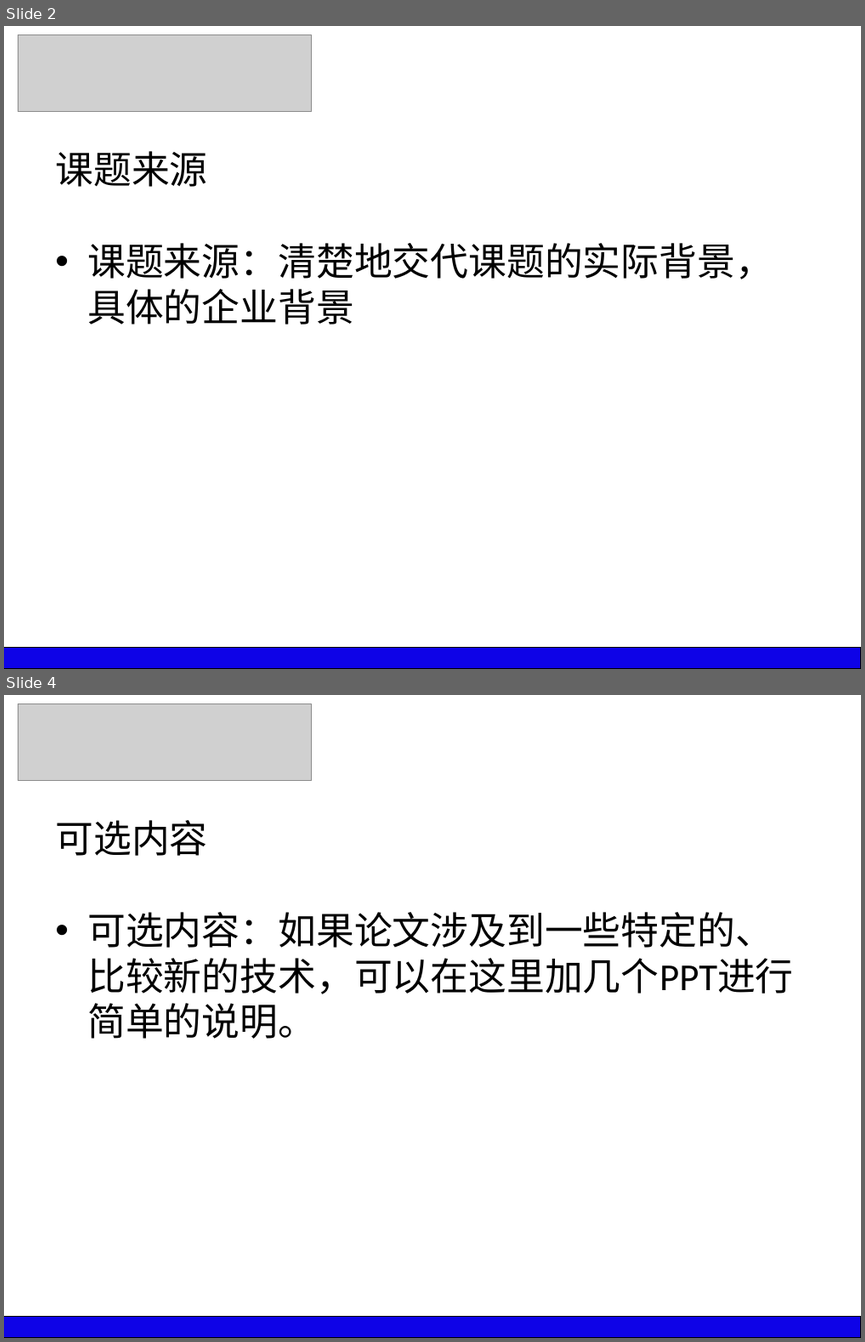
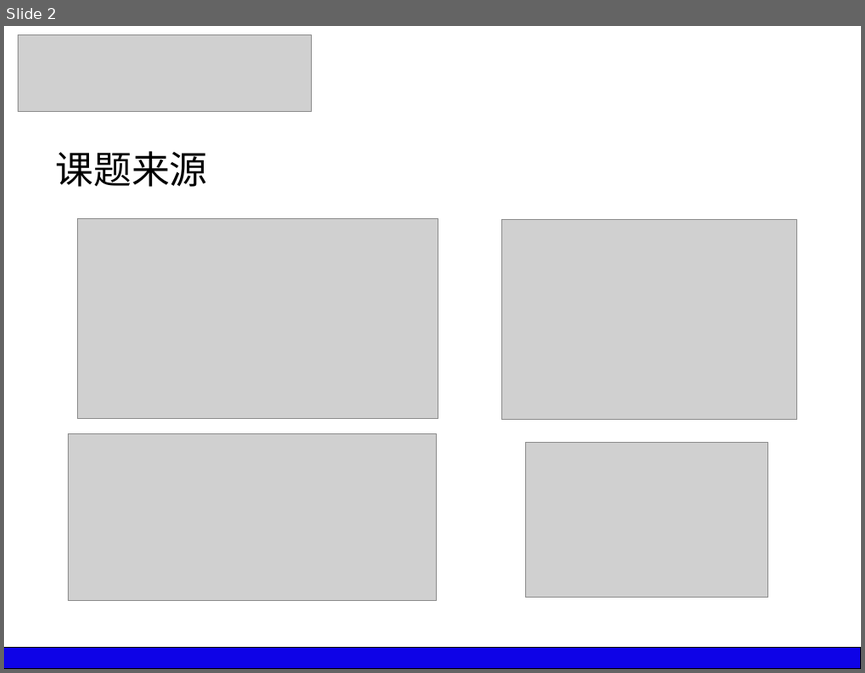
Before and after one commit to silver6wings/WeiboFilter, a slide deck: _Paper/X.最终毕业论文/0.于俊超_毕业答辩PPT.pptx. Shown one above the other, each under a label of ours: slides 2 and 4 before the commit, slide 2 after it; the slides between them are not shown. The pictures are 865x1342 and 865x673 pixels, drawn with LibreOffice and Linux fonts; fonts in the diff are those of the drawing; grey boxes stand for pictures. Boxes give left, top, right and bottom in pixels: in the first picture for what was removed or moved away, otherwise in the second. Text is boxed around its words. In the diff, an @@ line names an element or a change of style, - is before the commit and + after.

```diff
--- a/_Paper/X.最终毕业论文/0.于俊超_毕业答辩PPT.pptx
+++ b/_Paper/X.最终毕业论文/0.于俊超_毕业答辩PPT.pptx
@@ slide 4 removed at bbox=[4, 695, 861, 1338], background #FFFFFF @@
@@ picture removed at bbox=[18, 703, 312, 781] @@
@@ title removed at bbox=[55, 820, 207, 856] @@
-可选内容
@@ text removed at bbox=[87, 912, 793, 1038] @@
-• 可选内容：如果论文涉及到一些特定的、比较新的技术，可以在这里加几个PPT进行简单的说明。
@@ rectangle removed at bbox=[4, 1316, 861, 1338] @@
@@ slide 2 changed as well @@
@@ picture added at bbox=[78, 219, 438, 419] @@
@@ picture added at bbox=[501, 220, 796, 420] @@
@@ text removed at bbox=[87, 243, 773, 324] @@
-• 课题来源：清楚地交代课题的实际背景，具体的企业背景
@@ picture added at bbox=[69, 434, 437, 600] @@
@@ picture added at bbox=[525, 442, 767, 597] @@
```
Also in this commit, not shown: 5 other slides changed, 12 slides added, 4 other slides removed, 3 other files.
